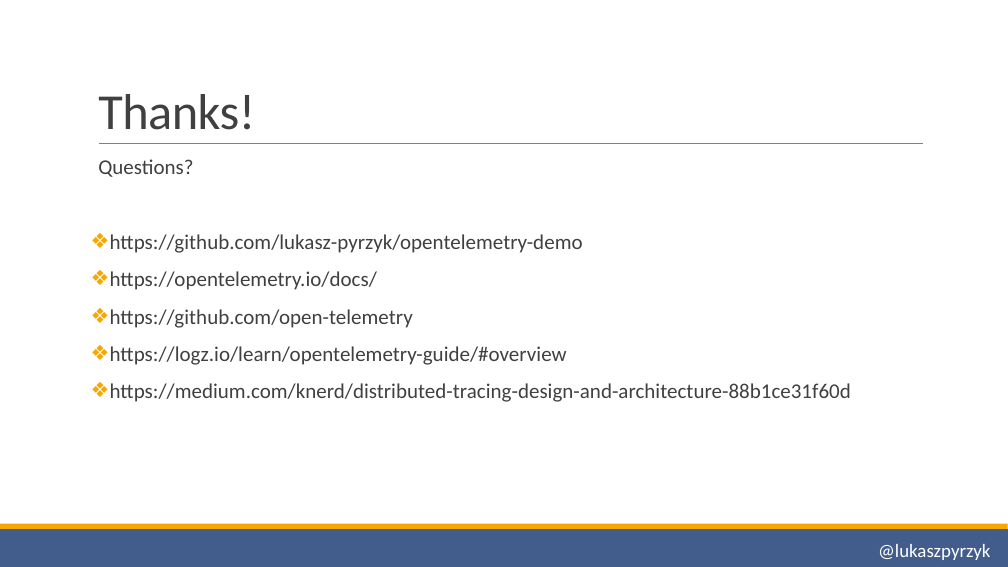
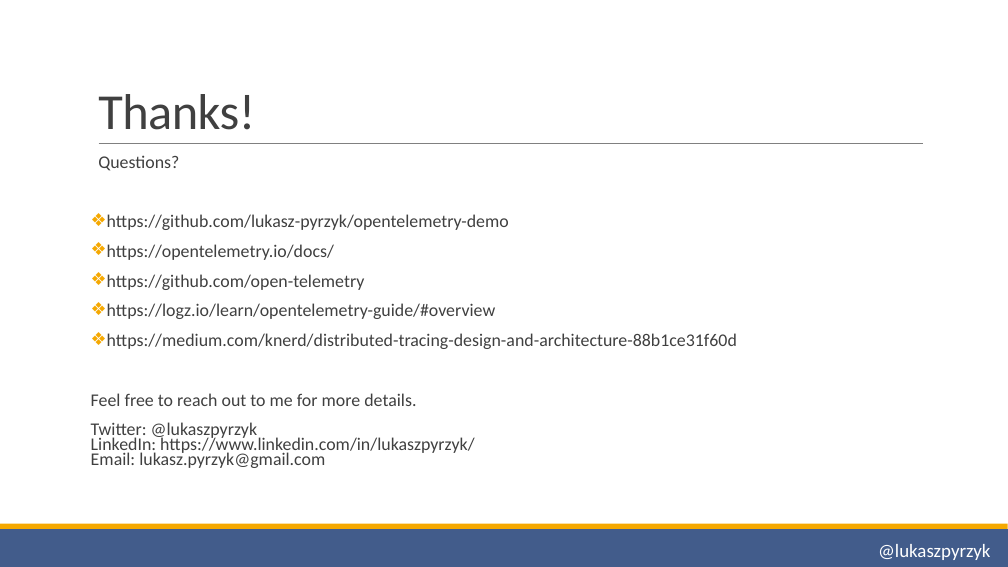
Before and after one commit to lukasz-pyrzyk/opentelemetry-demo, a slide deck: slide 26 of OpenTelemetry.pptx. Drawn at 1008x567 pixels with LibreOffice and Linux fonts; fonts in the diff are those of the drawing. Boxes give left, top, right and bottom in pixels: in the first picture for what was removed or moved away, otherwise in the second. Text is boxed around its words. In the diff, an @@ line names an element or a change of style, - is before the commit and + after.

```diff
--- a/OpenTelemetry.pptx
+++ b/OpenTelemetry.pptx
@@ text at bbox=[98, 155, 737, 349]: size 20 to 17 pt in "Questions?", "https://github.com/lukasz-pyrzyk/opentelemetry-demo", "https://opentelemetry.io/docs/", "https://github.com/open-telemetry" and 2 more places; line spacing 0.9 to 0.7 @@
@@ text at bbox=[91, 393, 475, 468]: paragraphs added @@
+Feel free to reach out to me for more details.
+Twitter: @lukaszpyrzyk
+LinkedIn: https://www.linkedin.com/in/lukaszpyrzyk/
+Email: lukasz.pyrzyk@gmail.com
```
Also in this commit, not shown: 1 other slide changed.
